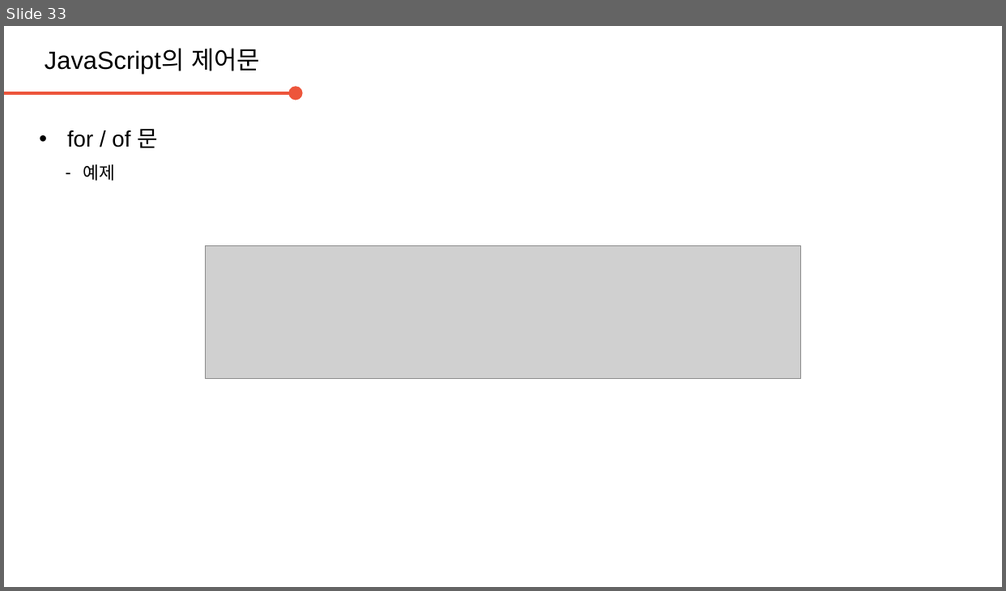
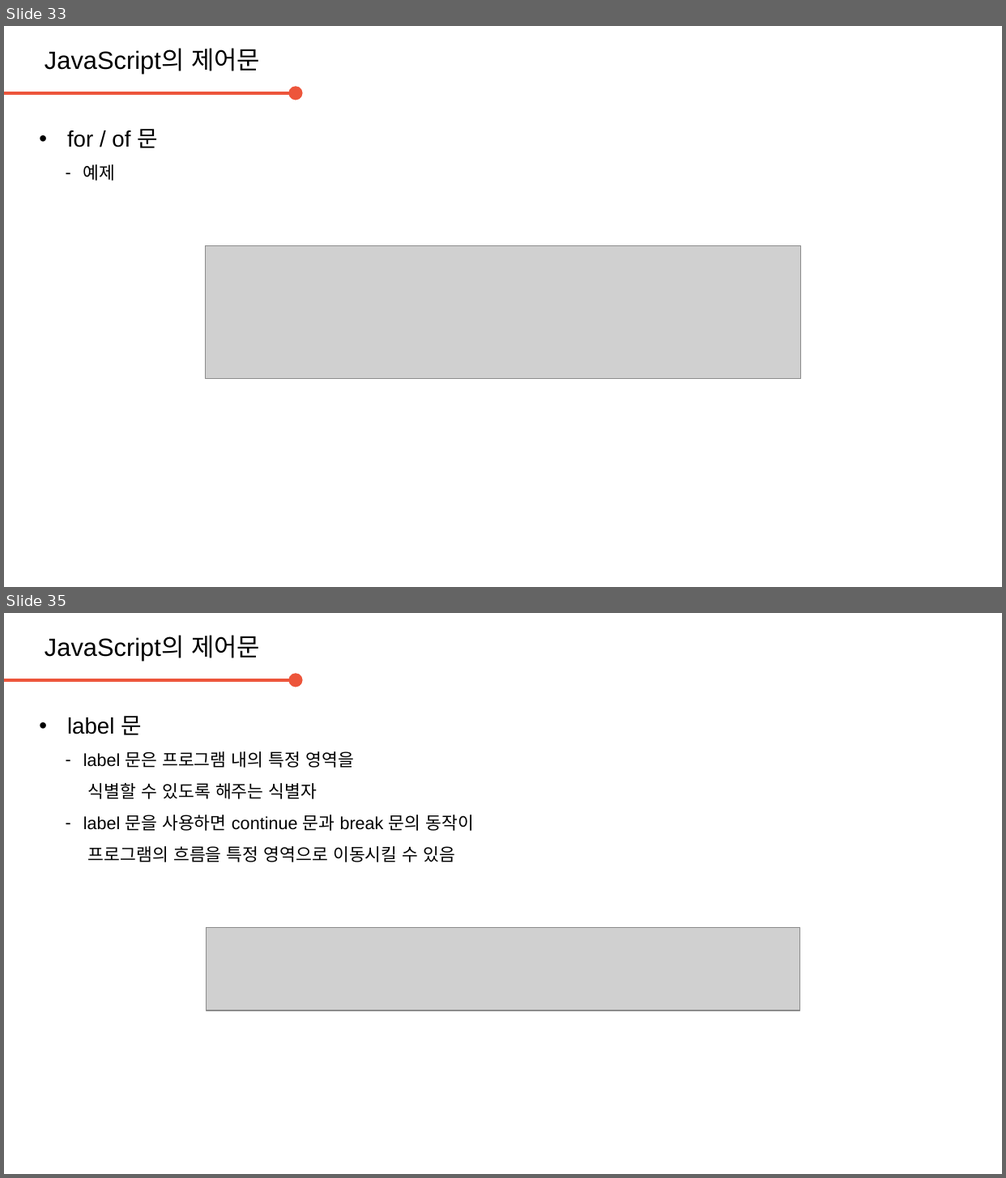
Before and after one commit to daegukdo/GCWM, a slide deck: 33/200820_JavaScript_control_flow.pptx. Shown one above the other, each under a label of ours: slide 33 before the commit, slides 33 and 35 after it; the slides between them are not shown. The pictures are 1006x591 and 1006x1178 pixels, drawn with LibreOffice and Linux fonts; fonts in the diff are those of the drawing; grey boxes stand for pictures; background and template pictures are left out. Boxes give left, top, right and bottom in pixels: in the first picture for what was removed or moved away, otherwise in the second. Text is boxed around its words. In the diff, an @@ line names an element or a change of style, - is before the commit and + after.

Commit message:
get coding with me  - edit JavaScript resource (control flow)  - add JavaScript resource (array)

```diff
--- a/33/200820_JavaScript_control_flow.pptx
+++ b/33/200820_JavaScript_control_flow.pptx
@@ slide 35 added at [4,613,1002,1174], background #FFFFFF @@
@@ text added at [44,635,260,660], 20 pt, text #000000 @@
+JavaScript의 제어문
@@ arrow added from (4, 680) to (296, 680), #ED553B 2.25 pt @@
@@ text added at [67,716,474,862], 14 pt, text #000000 @@
+• label 문
+  – label 문은 프로그램 내의 특정 영역을
+    식별할 수 있도록 해주는 식별자
+  – label 문을 사용하면 continue 문과 break 문의 동작이
+    프로그램의 흐름을 특정 영역으로 이동시킬 수 있음
@@ picture added at [206,927,799,1011] @@
```
Also in this commit, not shown: 7 other slides added, 1 slide removed, 4 other files.
